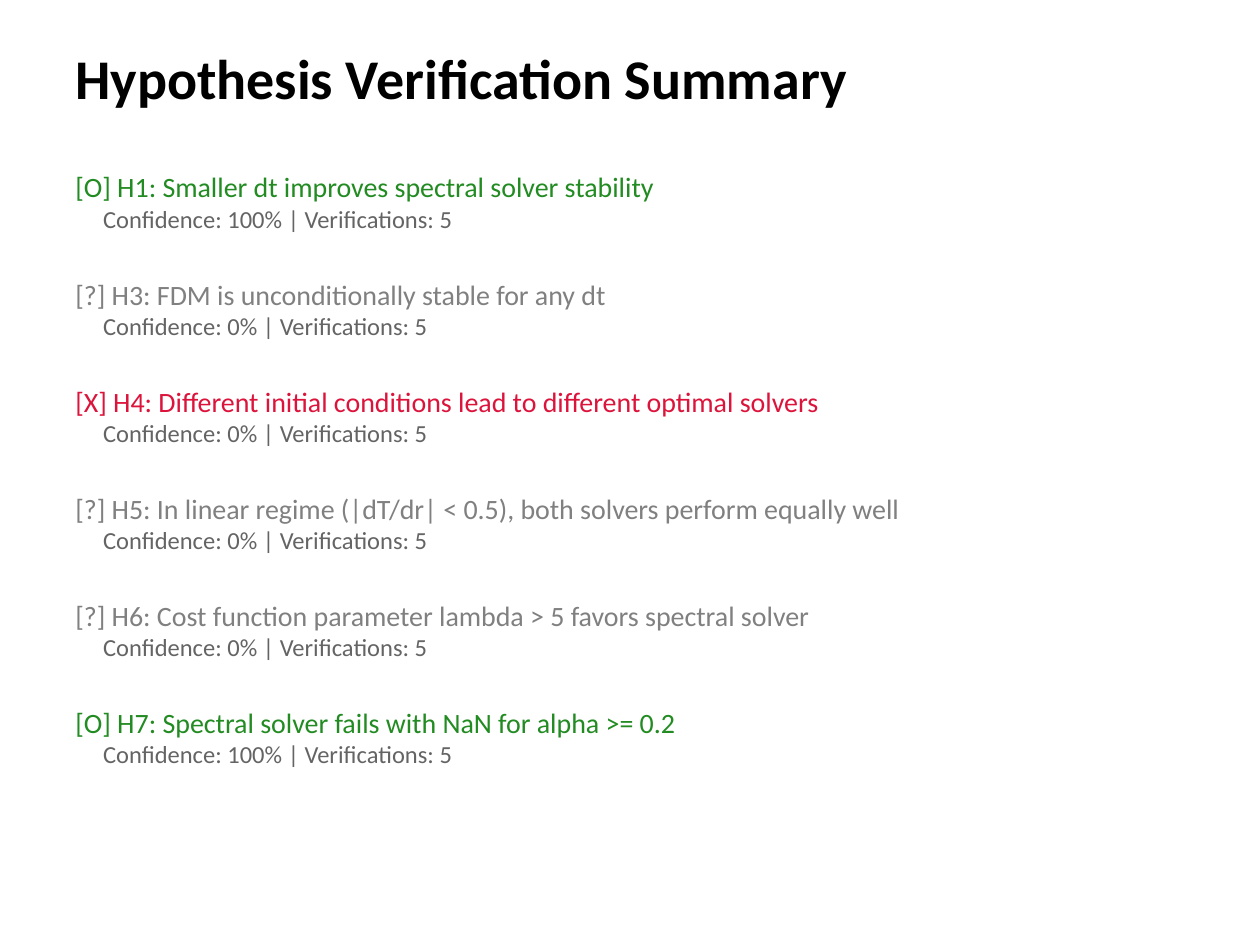
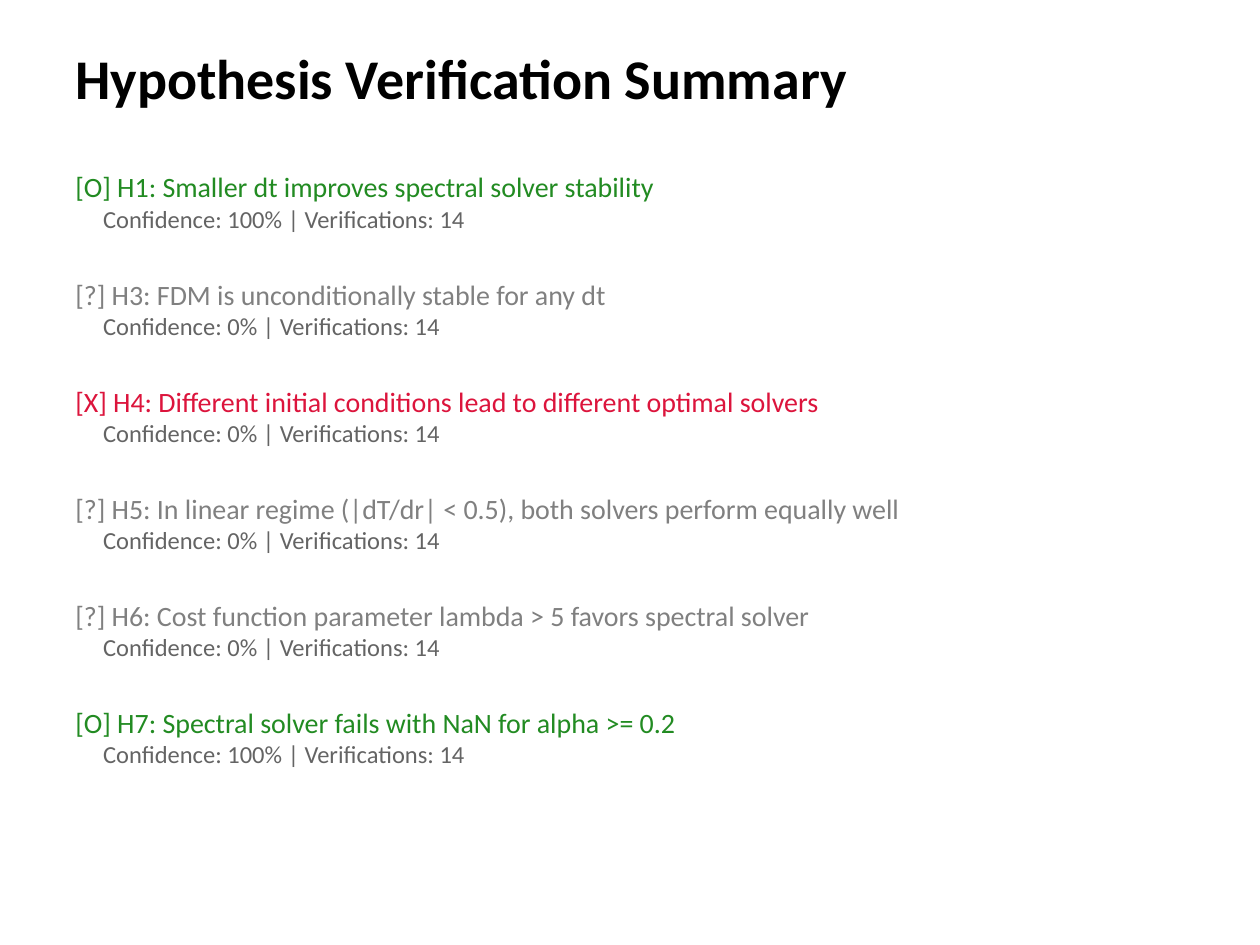
Before and after one commit to k-yoshimi/fusion-heat-transport-ai, a slide deck: slide 10 of docs/multiagent_presentation.pptx. Drawn at 1260x945 pixels with LibreOffice and Linux fonts; fonts in the diff are those of the drawing. Boxes give left, top, right and bottom in pixels: in the first picture for what was removed or moved away, otherwise in the second. Text is boxed around its words. In the diff, an @@ line names an element or a change of style, - is before the commit and + after.

```diff
--- a/docs/multiagent_presentation.pptx
+++ b/docs/multiagent_presentation.pptx
@@ text at <box>103,211,465,228</box>: text changed @@
-Confidence: 100% | Verifications: 5
+Confidence: 100% | Verifications: 14
@@ text at <box>103,318,440,335</box>: text changed @@
-Confidence: 0% | Verifications: 5
+Confidence: 0% | Verifications: 14
@@ text at <box>103,425,440,442</box>: text changed @@
-Confidence: 0% | Verifications: 5
+Confidence: 0% | Verifications: 14
@@ text at <box>103,532,440,549</box>: text changed @@
-Confidence: 0% | Verifications: 5
+Confidence: 0% | Verifications: 14
@@ text at <box>103,639,440,656</box>: text changed @@
-Confidence: 0% | Verifications: 5
+Confidence: 0% | Verifications: 14
@@ text at <box>103,746,465,763</box>: text changed @@
-Confidence: 100% | Verifications: 5
+Confidence: 100% | Verifications: 14
```
Also in this commit, not shown: 2 other slides changed, 4 slides added, 1 slide removed, 9 other files.
